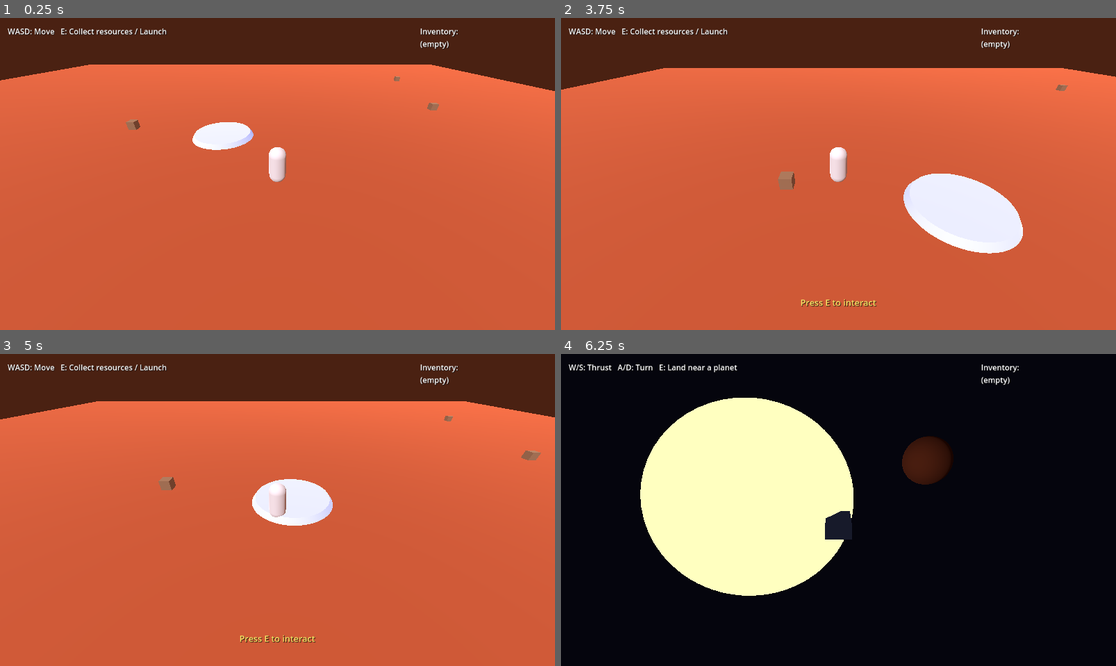
Above: before the commit, frames 1-4 (two rows, left to right).
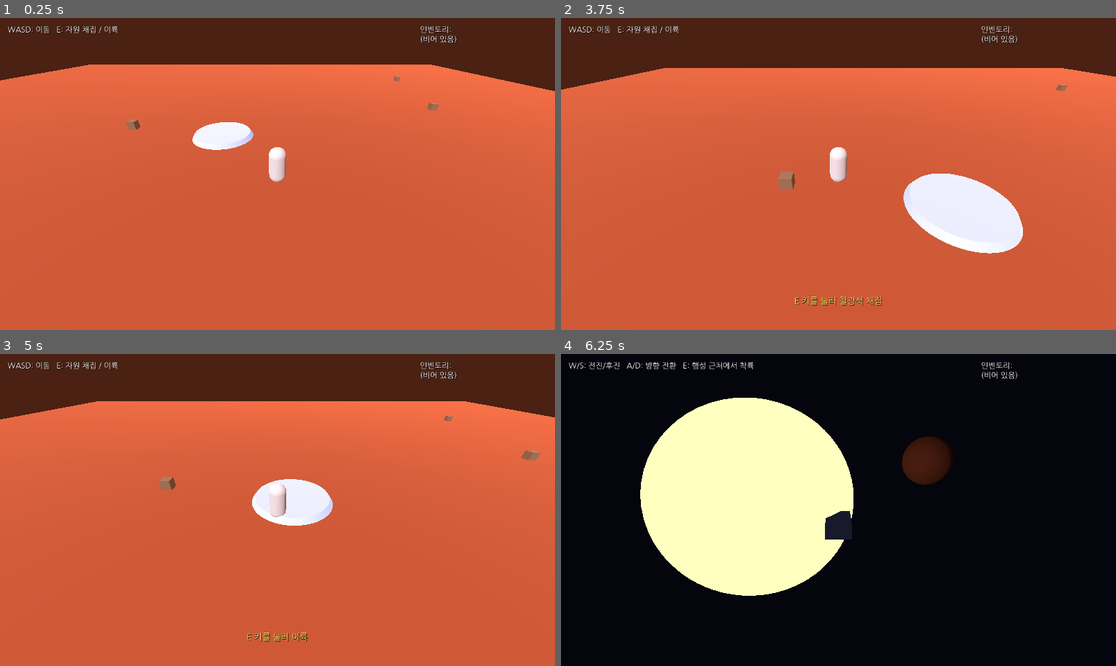
Above: after the commit, the same moments.

Repository: zergrrrr77-hue/Armstrong
Game: Godot game, scene res://scenes/PlanetSurface.tscn
Two runs of this game, one before a commit and one after it. Both use one fixed random seed, a clock stepped at 60 frames per second and the inputs below. This scene is started directly instead of the project's main scene.
Inputs:
- Up to frame 1 (0.25 s): no input
- Up to frame 2 (3.75 s): hold E 0.53-1.28 s; hold W 0.53-2.03 s; tap E at 1.35, 2.85 s; hold E 2.03-2.78 s; hold A 2.03-3.53 s; hold S from 3.53 s (still down); hold E from 3.53 s (still down)
- Up to frame 3 (5 s): release S at 4.28 s; release E at 4.28 s; hold D from 4.28 s (still down); tap E at 4.35 s
- Up to frame 4 (6.25 s): tap E at 5, 5.85 s; release D at 5.03 s; hold W 5.03-5.78 s; hold E 5.03-5.78 s; hold D from 5.78 s (still down)

The runs differ from the first frame. In frame 1, 0.7% of the frame differs, in the area x 1-83%, y 2-11%; in frame 2, 1.1%, in the area x 1-83%, y 2-93%; in frame 3, 1.0%; in frame 4, 0.7%.

Commit message:
Localize in-game UI text to Korean
Translates all player-facing strings (control hints, inventory,
interact prompts) to Korean, and adds NanumGothic (SIL OFL 1.1) as the
project's default UI font so Hangul actually renders — Godot's built-in
font has no Hangul glyphs. Interact prompts are now also contextual
(resource name / launch) via a small get_prompt_text() hook on
ResourceNode and LaunchPad instead of one generic message.

Verified with a real OpenGL (llvmpipe) headless render in both scenes
and screenshotted the output to confirm the Korean text actually draws
correctly, not just that the strings parse.

Co-Authored-By: Claude Sonnet 5 <noreply@anthropic.com>
Claude-Session: https://claude.ai/code/session_017ZqGPk1SVYzZNc1jAdz2VF

Diff:
--- a/autoload/GameState.gd
+++ b/autoload/GameState.gd
@@ -13,7 +13,7 @@
 		"color": Color(0.72, 0.32, 0.18),
 		"orbit_radius": 30.0,
 		"orbit_angle_deg": 0.0,
-		"resource_name": "Iron Ore",
+		"resource_name": "철광석",
 		"resource_color": Color(0.55, 0.4, 0.3),
 	},
 	{
@@ -22,7 +22,7 @@
 		"color": Color(0.68, 0.85, 0.95),
 		"orbit_radius": 55.0,
 		"orbit_angle_deg": 130.0,
-		"resource_name": "Ice Crystal",
+		"resource_name": "얼음 결정",
 		"resource_color": Color(0.75, 0.95, 1.0),
 	},
 	{
@@ -31,7 +31,7 @@
 		"color": Color(0.35, 0.12, 0.08),
 		"orbit_radius": 80.0,
 		"orbit_angle_deg": 250.0,
-		"resource_name": "Rare Mineral",
+		"resource_name": "희귀 광물",
 		"resource_color": Color(0.85, 0.65, 0.15),
 	},
 ]
--- a/project.godot
+++ b/project.godot
@@ -16,6 +16,10 @@
 Inventory="*res://autoload/Inventory.gd"
 HUD="*res://scenes/UI/HUD.tscn"
 
+[gui]
+
+theme/custom_font="res://assets/fonts/NanumGothic-Regular.ttf"
+
 [rendering]
 
 renderer/rendering_method="forward_plus"
--- a/scenes/UI/HUD.tscn
+++ b/scenes/UI/HUD.tscn
@@ -29,7 +29,7 @@
 theme_override_colors/font_shadow_color = Color(0, 0, 0, 0.8)
 theme_override_constants/shadow_offset_x = 1
 theme_override_constants/shadow_offset_y = 1
-text = "Inventory:"
+text = "인벤토리:"
 
 [node name="PromptLabel" type="Label" parent="."]
 anchor_left = 0.5
--- a/scripts/HUD.gd
+++ b/scripts/HUD.gd
@@ -27,10 +27,10 @@
 	_on_inventory_changed()
 
 func _on_inventory_changed() -> void:
-	var lines: PackedStringArray = ["Inventory:"]
+	var lines: PackedStringArray = ["인벤토리:"]
 	var resources = Inventory.get_all()
 	if resources.is_empty():
-		lines.append("(empty)")
+		lines.append("(비어 있음)")
 	else:
 		for key in resources.keys():
 			lines.append("%s: %d" % [key, resources[key]])
--- a/scripts/LandingZone.gd
+++ b/scripts/LandingZone.gd
@@ -16,7 +16,7 @@
 func _on_body_entered(body: Node) -> void:
 	if body.is_in_group("player_ship"):
 		_ship_in_range = true
-		HUD.show_prompt("Press E to land on %s" % planet_display_name)
+		HUD.show_prompt("E 키를 눌러 %s에 착륙" % planet_display_name)
 
 func _on_body_exited(body: Node) -> void:
 	if body.is_in_group("player_ship"):
--- a/scripts/LaunchPad.gd
+++ b/scripts/LaunchPad.gd
@@ -6,5 +6,8 @@
 func _ready() -> void:
 	add_to_group("interactable")
 
+func get_prompt_text() -> String:
+	return "E 키를 눌러 이륙"
+
 func interact() -> void:
 	get_tree().change_scene_to_file("res://scenes/Main.tscn")
--- a/scripts/Main.gd
+++ b/scripts/Main.gd
@@ -11,7 +11,7 @@
 	_setup_sun()
 	_setup_planets()
 	_setup_spaceship()
-	HUD.show_controls("W/S: Thrust   A/D: Turn   E: Land near a planet")
+	HUD.show_controls("W/S: 전진/후진   A/D: 방향 전환   E: 행성 근처에서 착륙")
 	HUD.hide_prompt()
 	HUD.update_inventory()
 
--- a/scripts/PlanetSurface.gd
+++ b/scripts/PlanetSurface.gd
@@ -15,7 +15,7 @@
 	_setup_launch_pad()
 	_setup_resources(planet_data)
 	_setup_player()
-	HUD.show_controls("WASD: Move   E: Collect resources / Launch")
+	HUD.show_controls("WASD: 이동   E: 자원 채집 / 이륙")
 	HUD.hide_prompt()
 	HUD.update_inventory()
 
--- a/scripts/Player.gd
+++ b/scripts/Player.gd
@@ -51,6 +51,6 @@
 			nearest = node
 	_nearest_interactable = nearest
 	if nearest != null:
-		HUD.show_prompt("Press E to interact")
+		HUD.show_prompt(nearest.get_prompt_text())
 	else:
 		HUD.hide_prompt()
--- a/scripts/ResourceNode.gd
+++ b/scripts/ResourceNode.gd
@@ -10,6 +10,9 @@
 func _ready() -> void:
 	add_to_group("interactable")
 
+func get_prompt_text() -> String:
+	return "E 키를 눌러 %s 채집" % resource_type
+
 func interact() -> void:
 	Inventory.add_resource(resource_type, amount)
 	queue_free()
Binary file added: assets/fonts/NanumGothic-Regular.ttf
Not shown, added: assets/fonts/NanumGothic-Regular.ttf.import
Not shown, added: assets/fonts/OFL.txt
Not shown, changed: README.md
